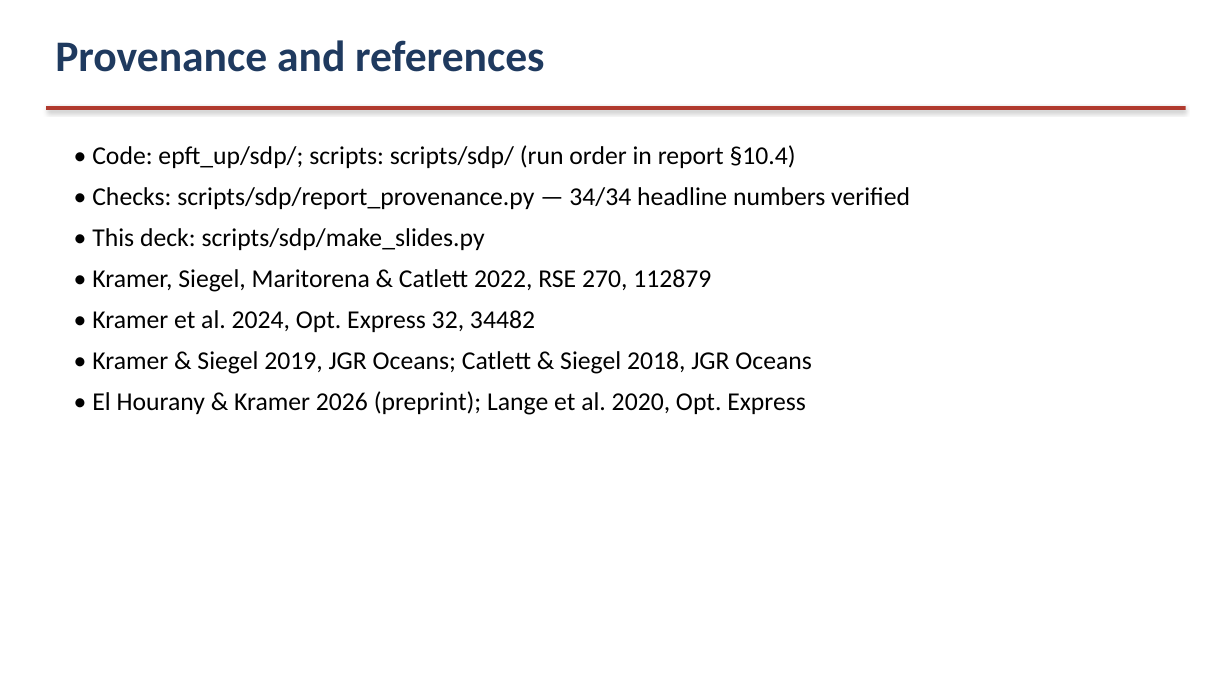
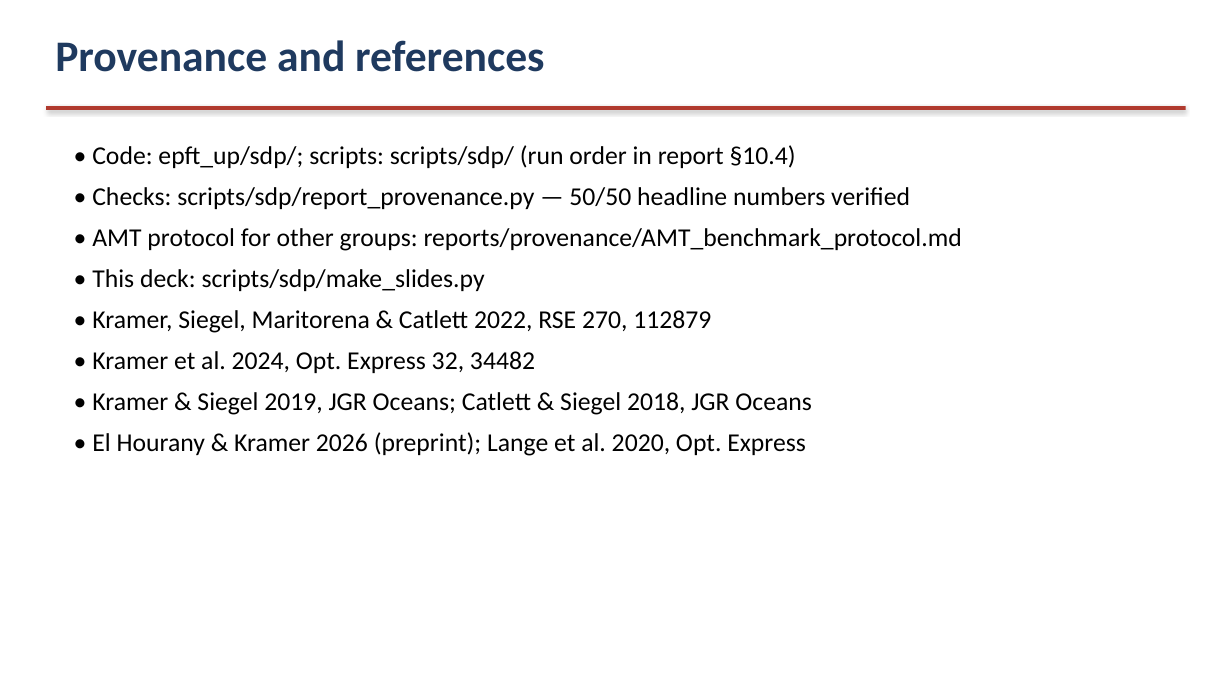
Before and after one commit to ocean-colour/EPFT-UP, a slide deck: slide 31 of reports/slides/SDP_Claude_Slides.pptx (slide 27 before the commit). Drawn at 1232x693 pixels with LibreOffice and Linux fonts; fonts in the diff are those of the drawing. Boxes give left, top, right and bottom in pixels: in the first picture for what was removed or moved away, otherwise in the second. Text is boxed around its words. In the diff, an @@ line names an element or a change of style, - is before the commit and + after.

```diff
--- a/reports/slides/SDP_Claude_Slides.pptx
+++ b/reports/slides/SDP_Claude_Slides.pptx
@@ text at (92,187,962,251): text changed @@
-• Checks: scripts/sdp/report_provenance.py — 34/34 headline numbers verified
+• Checks: scripts/sdp/report_provenance.py — 50/50 headline numbers verified
+• AMT protocol for other groups: reports/provenance/AMT_benchmark_protocol.md
```
Also in this commit, not shown: 4 other slides changed, 4 slides added, 21 other files.
